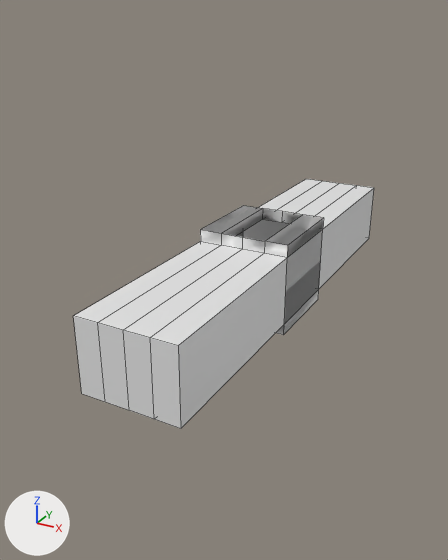
What one commit did to the FBX model SferoTestVR/Assets/Art/Models/Rooms/Tall & Deep/1U_Cube_Deep_and_Tall.fbx.
Camera for both pictures: a 50 mm lens placed at (497.8, -42.7, 25.2), pointed at (473.2, 1.9, 2.9). Every picture has the same lights, and +X, +Y and +Z are marked at lower left. Mesh edges are drawn as thin lines.

Before the edit, the objects in view are built like this:
```python
me_cube_028 = bpy.data.meshes.new('Cube.028')
me_cube_028.from_pydata(...)  # 60 vertices, 62 faces; spans x -4.0..4.0, y -16.0..24.0, z 0.0..8.0
me_cube_028.materials.append(mat_material_001)  # white #e7e7e7
# before: 0 (4.0, 0.0, 0.0) at pixel (283, 334), 1 (4.0, 8.0, 0.0) at pixel (318, 299), 2 (4.0, 0.0, 8.0) at pixel (287, 245), 3 (4.0, 8.0, 8.0) at pixel (323, 217), 8 (4.0, 0.0, 1.0) at pixel (284, 324)
# before: 9 (4.0, 8.0, 1.0) at pixel (318, 289), 30 (4.0, 8.0, 6.9) at pixel (322, 229), 32 (4.0, 0.0, 6.9) at pixel (287, 257)
ob_1u_cube_deep_and_tall = bpy.data.objects.new('1U Cube Deep and Tall', me_cube_028)
ob_1u_cube_deep_and_tall.location = (476.0, 0.0, 0.0)
```
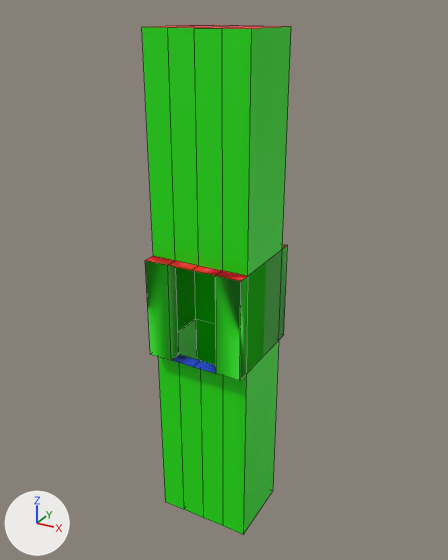
Changed parts and their boxes [x1, y1, x2, y2] in the pictures (448 x 560 px; the box of a moved part takes in the faces that stretch with it):
'1U Cube Deep and Tall', surface changed, turned (white to green): before [73, 179, 374, 429]; after [142, 25, 291, 534]
part 1 of me_cube_028, moved or reshaped: before [284, 219, 323, 334]; after [240, 246, 288, 380]
part 2 of me_cube_028, recoloured: before [73, 230, 288, 429]; after [172, 354, 216, 374]
part 3 of me_cube_028, recoloured (white to green): before [74, 179, 374, 428]; after [142, 27, 291, 534]
part 4 of me_cube_028, recoloured: before [262, 208, 302, 224]; after [146, 25, 290, 281]

Edits to the bpy script that builds the scene:
```text
Add mat_floor:
    mat_floor = principled_material('floor')
    mat_floor.base_color = (0.0226, 0.0857, 0.8)  # blue #2953e7
Add mat_wall:
    mat_wall = principled_material('wall')
    mat_wall.base_color = (0.0123, 0.8, 0.0)  # green #1de700
Add mat_ceiling:
    mat_ceiling = principled_material('ceiling')
    mat_ceiling.base_color = (0.8, 0.0, 0.00472)  # red #e7000f
Change me_cube_028:
    where me_cube_028.from_pydata(...)  # 60 vertices, 62 faces; spans x -4.0..4.0, y -16.0..24.0, z 0.0..8.0
    used by ob_1u_cube_deep_and_tall; location = (476.0, 0.0, 0.0)
    verts and faces of me_cube_028; kept vertices keep their numbers, new ones are numbered from 60
    me_cube_028 part 1
    add delete_faces([(2, 32, 30, 3), (0, 1, 9, 8)])
    add faces += [(2, 3, 30, 32), (0, 8, 9, 1)]  # mat_wall (green #1de700)
    me_cube_028 part 2: 12 faces spanning x -4.0..4.0, y -16.0..0.0, z 0.0..8.0 switch from mat_material_001 (white #e7e7e7) to mat_floor (blue #2953e7)
    me_cube_028 part 3: 38 faces spanning x -4.0..4.0, y -16.0..24.0, z 0.0..8.0 switch from mat_material_001 (white #e7e7e7) to mat_wall (green #1de700)
    me_cube_028 part 4: 12 faces spanning x -4.0..4.0, y 8.0..24.0, z 0.0..8.0 switch from mat_material_001 (white #e7e7e7) to mat_ceiling (red #e7000f)
Change ob_1u_cube_deep_and_tall:
    ob_1u_cube_deep_and_tall.rotation_euler: (0.0, 0.0, 0.0) -> (1.571, 0.0, 0.0)  # degrees (0, 0, 0) -> degrees (90, 0, 0)
```
